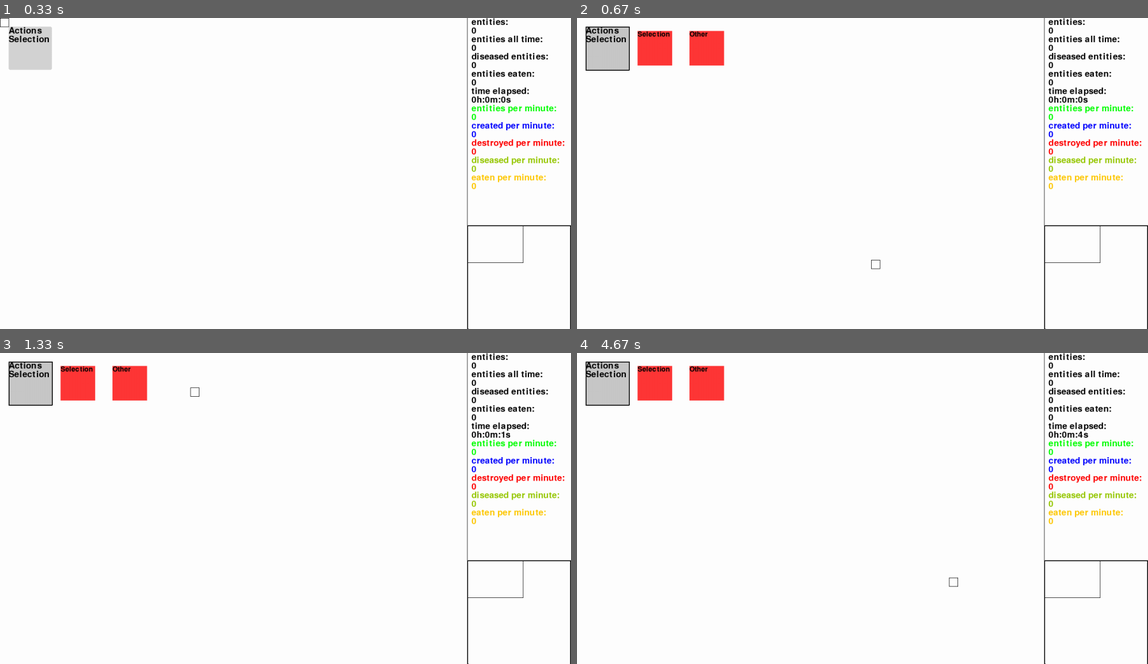
Above: before the commit, frames 1-4 (two rows, left to right).
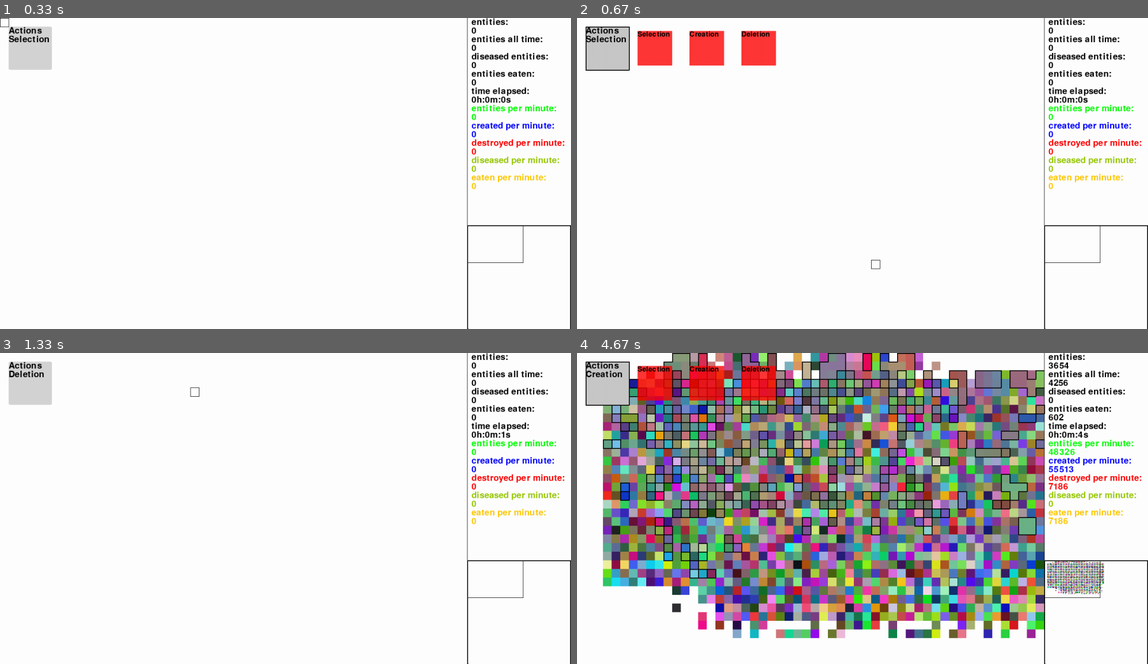
Above: after the commit, the same moments.

Repository: sbwhitt/pygame-life-simulation
Game: pygame game, started from main.py
Two runs of this game, one before a commit and one after it. Both use one fixed random seed, a clock stepped at 60 frames per second and the inputs below.
Inputs (mouse positions are in pixels of both pictures, inside the frame that each line leads up to):
- Up to frame 1 (0.33 s): no input
- Up to frame 2 (0.67 s): press the mouse at (605, 49) at 0.37 s; move the mouse to (742, 154) at 0.47 s; release the mouse at (879, 266) at 0.6 s
- Up to frame 3 (1.33 s): tap 1 at 0.67 s; click (194, 390) at 1.05 s
- Up to frame 4 (4.67 s): press the mouse at (605, 384) at 1.37 s; move the mouse to (674, 492) at 1.47 s; release the mouse at (736, 604) at 1.6 s; press the mouse at (708, 384) at 1.7 s; move the mouse to (691, 480) at 1.8 s; release the mouse at (668, 576) at 1.93 s; press the mouse at (708, 384) at 2.03 s; move the mouse to (816, 399) at 2.13 s; release the mouse at (925, 418) at 2.27 s; tap F at 2.33 s; press the mouse at (708, 384) at 2.7 s; move the mouse to (702, 455) at 2.8 s; release the mouse at (702, 530) at 2.93 s; tap R at 3 s; press the mouse at (708, 384) at 3.37 s; move the mouse to (879, 502) at 3.47 s; release the mouse at (1050, 620) at 3.6 s; press the mouse at (605, 384) at 3.7 s; move the mouse to (839, 464) at 3.8 s; release the mouse at (1073, 545) at 3.93 s; press the mouse at (605, 384) at 4.03 s; move the mouse to (765, 443) at 4.13 s; release the mouse at (919, 505) at 4.27 s; press the mouse at (605, 384) at 4.37 s; move the mouse to (776, 480) at 4.47 s; release the mouse at (953, 576) at 4.6 s

Frame 1 is identical in both runs. In frame 2, 0.8% of the frame differs, in the area x 20-35%, y 4-16%; in frame 3, 1.6%; in frame 4, 65%, in the area x 1-93%, y 0-92%.

Commit message:
added more mouse action options

Diff:
--- a/src/app.py
+++ b/src/app.py
@@ -12,6 +12,7 @@
 from src.mouse import Mouse
 from src.clock import Clock
 from src.picker import Picker
+from src.picker import MenuOption
 
 '''
 x == width == rect.left
@@ -175,8 +176,7 @@
             # self.e_man.place_entity(pos)
             self.mouse.drag(settings.LEFT_CLICK)
         elif self.mouse.dragging[settings.LEFT_CLICK]:
-            self.mouse.select(self.e_man, (pygame.K_LSHIFT in self.keys or pygame.K_RIGHT in self.keys))
-            self.mouse.stop_drag(settings.LEFT_CLICK)
+            self._execute_mouse_action(self.picker.selected_option, settings.LEFT_CLICK)
         if buttons[settings.MIDDLE_CLICK]:
             self.mouse.spawn_outward(self.e_man, self._get_tile_pos(pygame.mouse.get_pos()), self.clock.time)
         else:
@@ -186,6 +186,18 @@
             self.window.move(self.mouse.get_drag_dir(settings.RIGHT_CLICK))
         else:
             self.mouse.stop_drag(settings.RIGHT_CLICK)
+
+    def _execute_mouse_action(self, menu_option: MenuOption, button: int) -> None:
+        # selection
+        if menu_option.option == settings.ACTION_MENU_OPTIONS[0]:
+            self.mouse.select(self.e_man, (pygame.K_LSHIFT in self.keys or pygame.K_RIGHT in self.keys))
+        # creation
+        elif menu_option.option == settings.ACTION_MENU_OPTIONS[1]:
+            self.mouse.place_selected(self.e_man)
+        # deletion
+        elif menu_option.option == settings.ACTION_MENU_OPTIONS[2]:
+            self.mouse.delete_selected(self.e_man)
+        self.mouse.stop_drag(settings.LEFT_CLICK)
 
     def _handle_cmd(self, key: str) -> None:
         # cull half of entities
--- a/src/entity_manager.py
+++ b/src/entity_manager.py
@@ -120,33 +120,41 @@
     def select_entity(self, e: Entity) -> None:
         if e not in self.selected: self.selected.append(e)
 
+    def clear_selected(self) -> None:
+        self.selected.clear()
+
     # key command function helpers
     def cull(self) -> None:
         for i in range(int(len(self.entities)/2)):
             self.remove_entity(self.entities[i])
 
     def randomize_color(self) -> None:
-        for e in self.entities:
+        for e in self.selected:
             e.dna.color = pygame.Color(random.randint(
                 10, 245), random.randint(10, 245), random.randint(10, 245))
+        self.clear_selected()
 
     def update_all_colors(self, color) -> None:
-        for e in self.entities:
+        for e in self.selected:
             e.dna.color.update(color)
+        self.clear_selected()
 
     def shift_colors(self) -> None:
-        for e in self.entities:
+        for e in self.selected:
             r_cpy, g_cpy, b_cpy = e.dna.color.r, e.dna.color.g, e.dna.color.b
             e.dna.color.update(g_cpy, b_cpy, r_cpy)
+        self.clear_selected()
 
     def flip_colors(self) -> None:
-        for e in self.entities:
+        for e in self.selected:
             r_cpy, g_cpy, b_cpy = e.dna.color.r, e.dna.color.g, e.dna.color.b
             e.dna.color.update(255-g_cpy, 255-b_cpy, 255-r_cpy)
+        self.clear_selected()
 
     def delete_selected(self) -> None:
         while len(self.selected) > 0:
             self.remove_entity(self.selected[len(self.selected)-1])
+        self.clear_selected()
 
     # helpers
     def _add_entity(self, e: Entity) -> None:
--- a/src/mouse.py
+++ b/src/mouse.py
@@ -66,13 +66,32 @@
             self._build_cursor_rect()
 
     def select(self, e_man: EntityManager, shift: bool) -> None:
-        if not shift: e_man.selected.clear()
+        if not shift: e_man.clear_selected()
         x, y = self.cursor.rect.left, self.cursor.rect.top
         while x < self.cursor.rect.right:
             y = self.cursor.rect.top
             while y < self.cursor.rect.bottom:
                 for e in e_man.m.grid[utils.add_twoples((x, y), self.window.offset)]:
                     e_man.select_entity(e)
+                y += settings.ENT_WIDTH
+            x += settings.ENT_WIDTH
+
+    def place_selected(self, e_man: EntityManager) -> None:
+        x, y = self.cursor.rect.left, self.cursor.rect.top
+        while x < self.cursor.rect.right:
+            y = self.cursor.rect.top
+            while y < self.cursor.rect.bottom:
+                e_man.place_entity(utils.add_twoples((x, y), self.window.offset), utils.get_random_color())
+                y += settings.ENT_WIDTH
+            x += settings.ENT_WIDTH
+
+    def delete_selected(self, e_man: EntityManager) -> None:
+        x, y = self.cursor.rect.left, self.cursor.rect.top
+        while x < self.cursor.rect.right:
+            y = self.cursor.rect.top
+            while y < self.cursor.rect.bottom:
+                for e in e_man.m.grid[utils.add_twoples((x, y), self.window.offset)]:
+                    e_man.remove_entity(e)
                 y += settings.ENT_WIDTH
             x += settings.ENT_WIDTH
 
--- a/src/picker.py
+++ b/src/picker.py
@@ -47,7 +47,9 @@
         self.margin = 20
         self.font = self._init_font()
         self.menu_title = "Actions"
-        self._build_options(["Selection", "Other"])
+        self._build_options([settings.ACTION_MENU_OPTIONS[0],
+                             settings.ACTION_MENU_OPTIONS[1],
+                             settings.ACTION_MENU_OPTIONS[2]])
         self.selected_option = None if len(self.options) < 1 else self.options[0]
 
     def render(self, screen: pygame.display) -> None:
--- a/static/settings.py
+++ b/static/settings.py
@@ -13,6 +13,9 @@
 FONT_SIZE_SMALLER = 16
 PICKER_MENU_WIDTH = 100
 PICKER_OPTION_SIZE = 80
+
+# menu options
+ACTION_MENU_OPTIONS = {0: "Selection", 1: "Creation", 2: "Deletion"}
 
 # input settings
 LEFT_CLICK = 0
